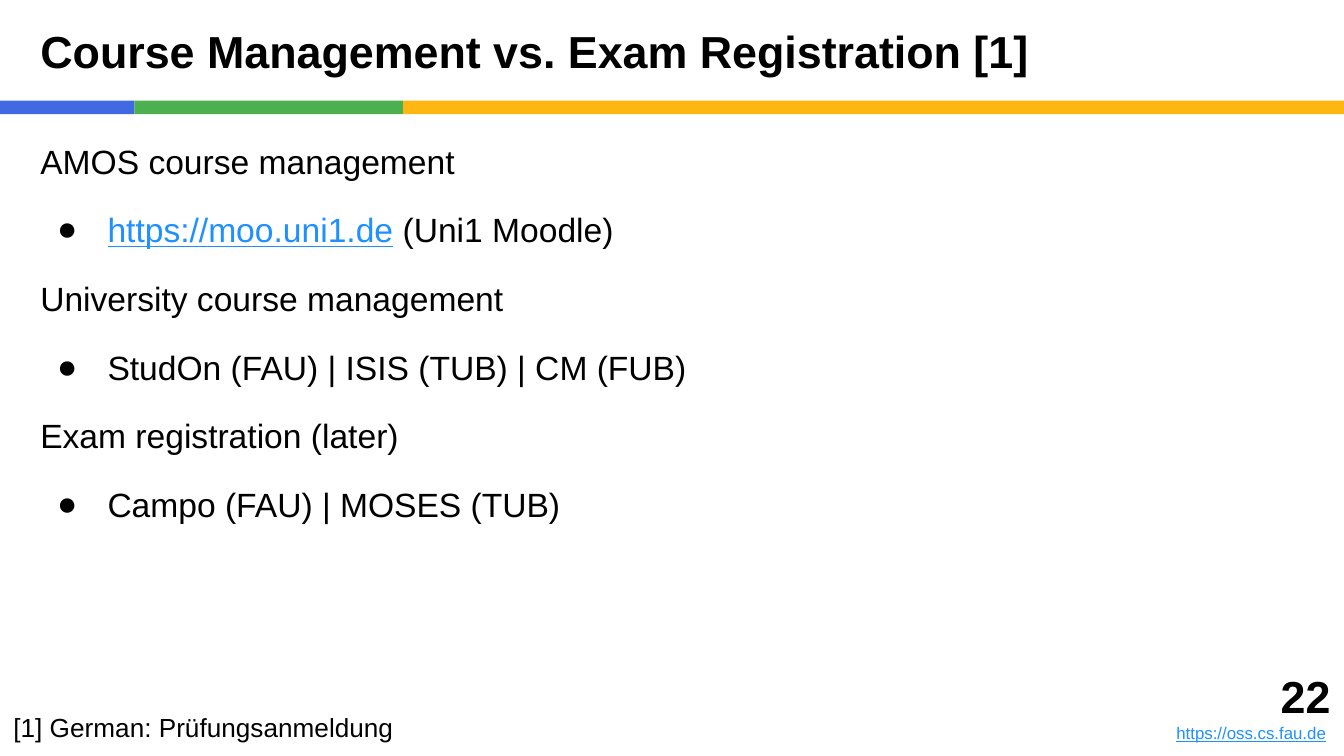
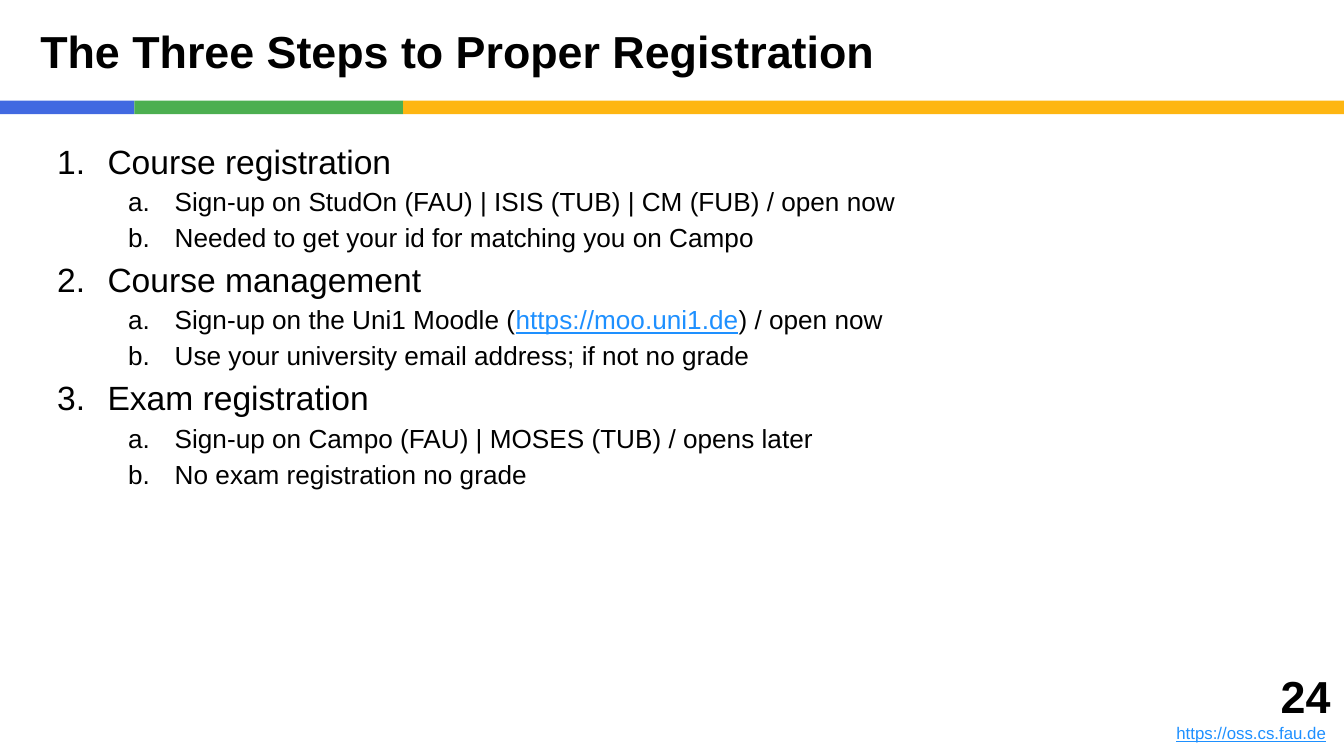
Before and after one commit to dirkriehle/amos-course, a slide deck: slide 24 of Lecture slides/AMOS A01 - Introduction.pptx (slide 22 before the commit). Drawn at 1344x756 pixels with LibreOffice and Linux fonts; fonts in the diff are those of the drawing. Boxes give left, top, right and bottom in pixels: in the first picture for what was removed or moved away, otherwise in the second. Text is boxed around its words. In the diff, an @@ line names an element or a change of style, - is before the commit and + after.

```diff
--- a/Lecture slides/AMOS A01 - Introduction.pptx
+++ b/Lecture slides/AMOS A01 - Introduction.pptx
@@ title at (40, 35, 873, 77): text changed @@
-Course Management vs. Exam Registration [1]
+The Three Steps to Proper Registration
@@ text at (108, 149, 895, 490): text changed; size 18 to 14 pt @@
-AMOS course management
-● https://moo.uni1.de (Uni1 Moodle)
-University course management
-● StudOn (FAU) | ISIS (TUB) | CM (FUB)
-Exam registration (later)
-● Campo (FAU) | MOSES (TUB)
+1. Course registration
+  a. Sign-up on StudOn (FAU) | ISIS (TUB) | CM (FUB) / open now
+  b. Needed to get your id for matching you on Campo
+2. Course management
+  a. Sign-up on the Uni1 Moodle (https://moo.uni1.de) / open now
+  b. Use your university email address; if not no grade
+3. Exam registration
+  a. Sign-up on Campo (FAU) | MOSES (TUB) / opens later
+  b. No exam registration no grade
@@ text at (1281, 681, 1331, 713): text changed @@
-22
+24
@@ text removed at (13, 718, 393, 743) @@
-[1] German: Prüfungsanmeldung
```
Also in this commit, not shown: 1 other slide changed, 5 other files.
